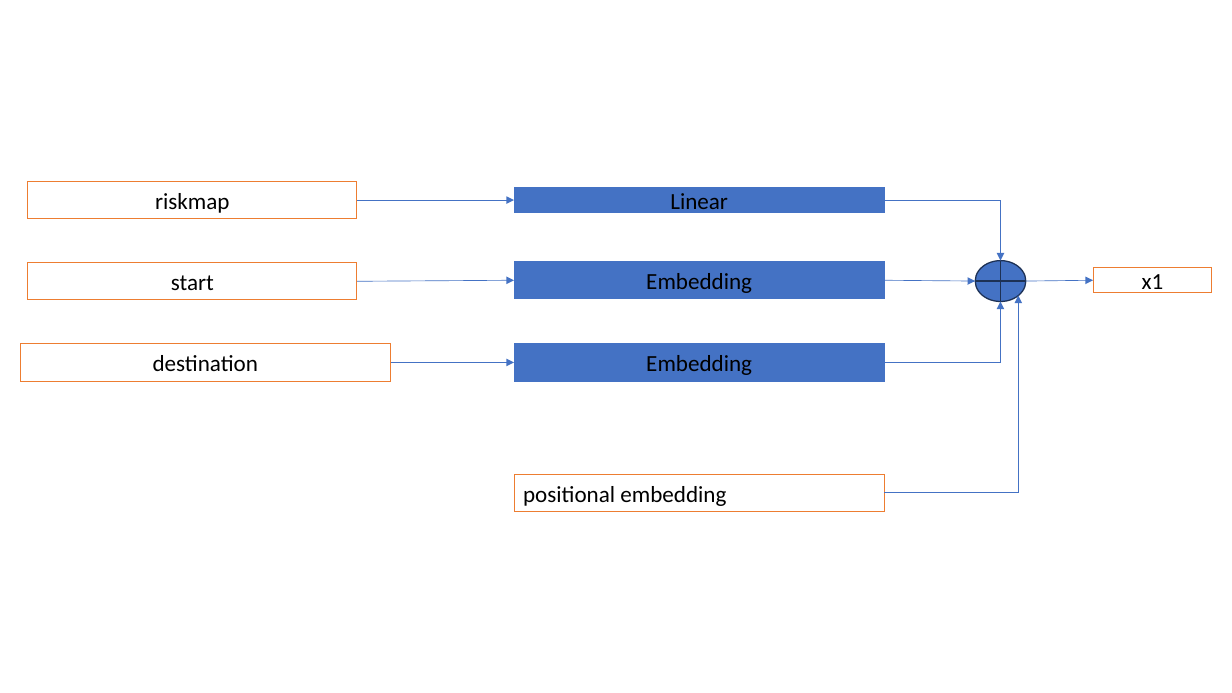
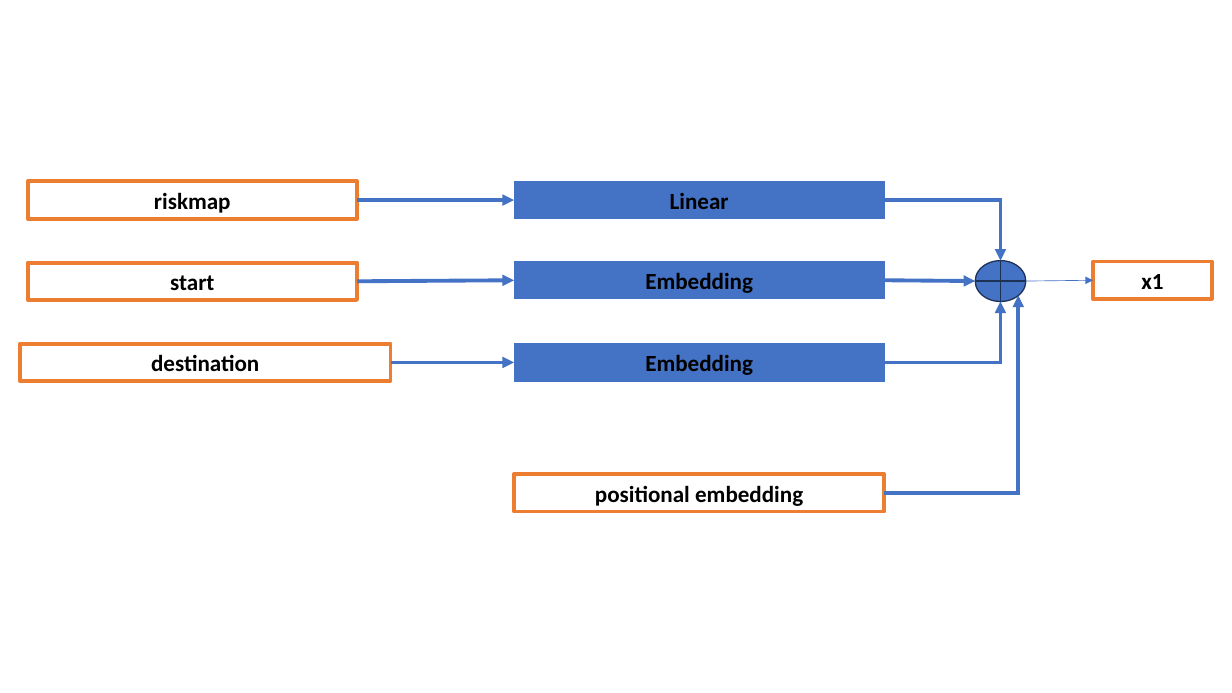
Before and after one commit to Xiaoshan-jun/riskmap, a slide deck: slide 1 of figure.pptx. Drawn at 1232x693 pixels with LibreOffice and Linux fonts; fonts in the diff are those of the drawing. Boxes give left, top, right and bottom in pixels: in the first picture for what was removed or moved away, otherwise in the second. Text is boxed around its words. In the diff, an @@ line names an element or a change of style, - is before the commit and + after.

```diff
--- a/figure.pptx
+++ b/figure.pptx
@@ arrow (357, 201) - (514, 201): stroke #4472C4 0.5 pt to #4472C4 3 pt @@
@@ bold on in 3 elements at [514,262,884,299], [514,344,884,381], [514,181,884,218] @@
@@ rectangle "Linear": place and size @@
-rectangle "Linear" at [514,188,884,213]
+rectangle "Linear" at [514,181,884,218]
@@ elbow arrow (884, 201) - (1001, 261): stroke #4472C4 0.5 pt to #4472C4 3 pt @@
@@ bold on; outline #ED7D31 0.75 pt to #ED7D31 3 pt in 4 elements at [28,181,357,218], [28,262,357,299], [20,344,391,381], [1093,262,1212,299] @@
@@ rectangle "x1": place and size @@
-rectangle "x1" at [1093,268,1212,293]
+rectangle "x1" at [1093,262,1212,299]
@@ arrow (357, 281) - (514, 280): stroke #4472C4 0.5 pt to #4472C4 3 pt @@
@@ arrow (884, 280) - (975, 281): stroke #4472C4 0.5 pt to #4472C4 3 pt @@
@@ elbow arrow (884, 493) - (1019, 296): stroke #4472C4 0.5 pt to #4472C4 3 pt @@
@@ elbow arrow (884, 362) - (1001, 301): stroke #4472C4 0.5 pt to #4472C4 3 pt @@
@@ arrow (391, 362) - (514, 362): stroke #4472C4 0.5 pt to #4472C4 3 pt @@
@@ rectangle "positional embedding" at [514,474,884,511]: bold on; alignment left to centre; outline #ED7D31 0.75 pt to #ED7D31 3 pt @@
```
Also in this commit, not shown: 1 other slide changed, 2 other files.
